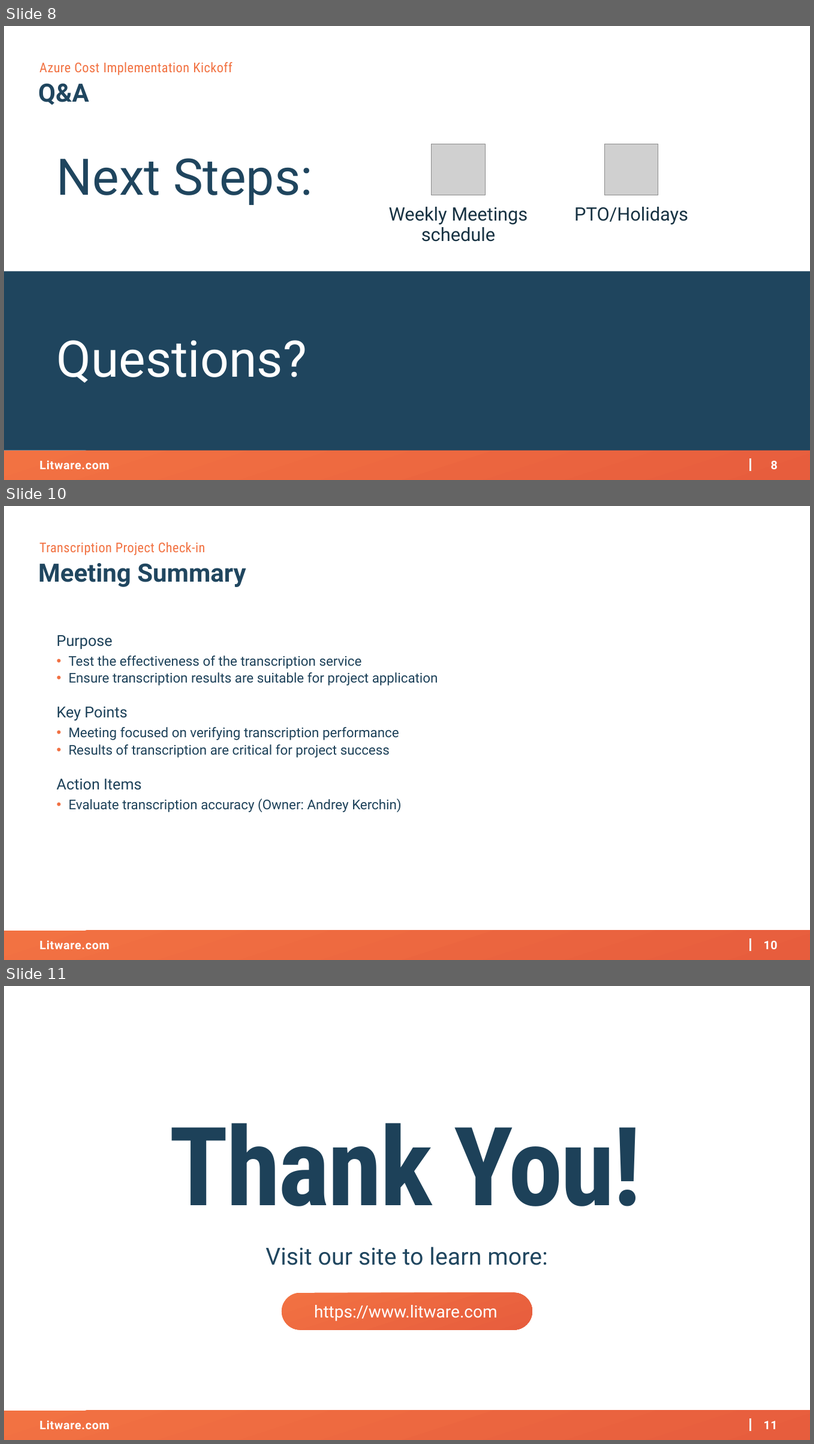
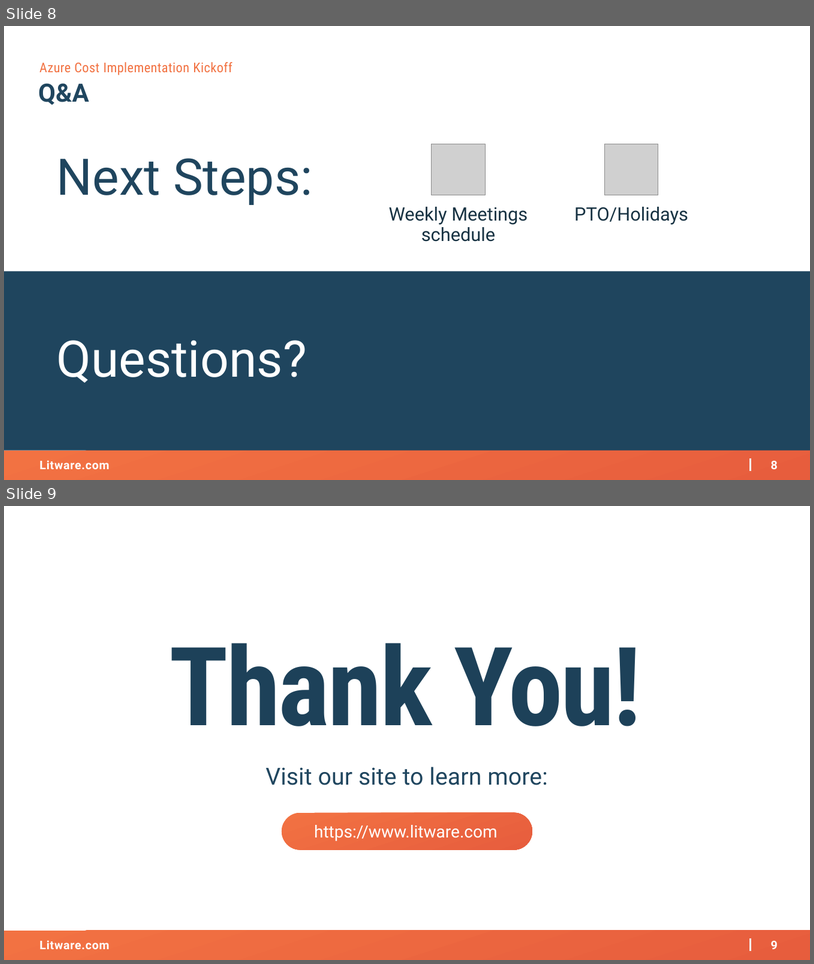
Before and after one commit to AKercha1/justtemporary, a slide deck: someproject/artifacts/kickoff-deck.pptx. Shown one above the other, each under a label of ours: slides 8, 10 and 11 before the commit, slides 8 and 9 after it; the slides between them are not shown. The pictures are 814x1444 and 814x964 pixels, drawn with LibreOffice and Linux fonts; fonts in the diff are those of the drawing; grey boxes stand for pictures; background and template pictures are left out. Boxes give left, top, right and bottom in pixels: in the first picture for what was removed or moved away, otherwise in the second. Text is boxed around its words. In the diff, an @@ line names an element or a change of style, - is before the commit and + after.

```diff
--- a/someproject/artifacts/kickoff-deck.pptx
+++ b/someproject/artifacts/kickoff-deck.pptx
@@ slide 10 removed at box(4, 506, 810, 960), background #FFFFFF; not listed: 4 template elements that a slide beside it also shows @@
@@ text removed at box(39, 542, 206, 555) @@
-Transcription Project Check-in
@@ text removed at box(38, 563, 246, 587) @@
-Meeting Summary
@@ text removed at box(57, 635, 438, 812) @@
-Purpose
-• Test the effectiveness of the transcription service
-• Ensure transcription results are suitable for project application
-Key Points
-• Meeting focused on verifying transcription performance
-• Results of transcription are critical for project success
-Action Items
-• Evaluate transcription accuracy (Owner: Andrey Kerchin)
@@ what was slide 11 is now slide 9 @@
@@ page number at box(771, 940, 778, 949): text changed @@
-11
+9
```
Also in this commit, not shown: 1 other slide removed.
